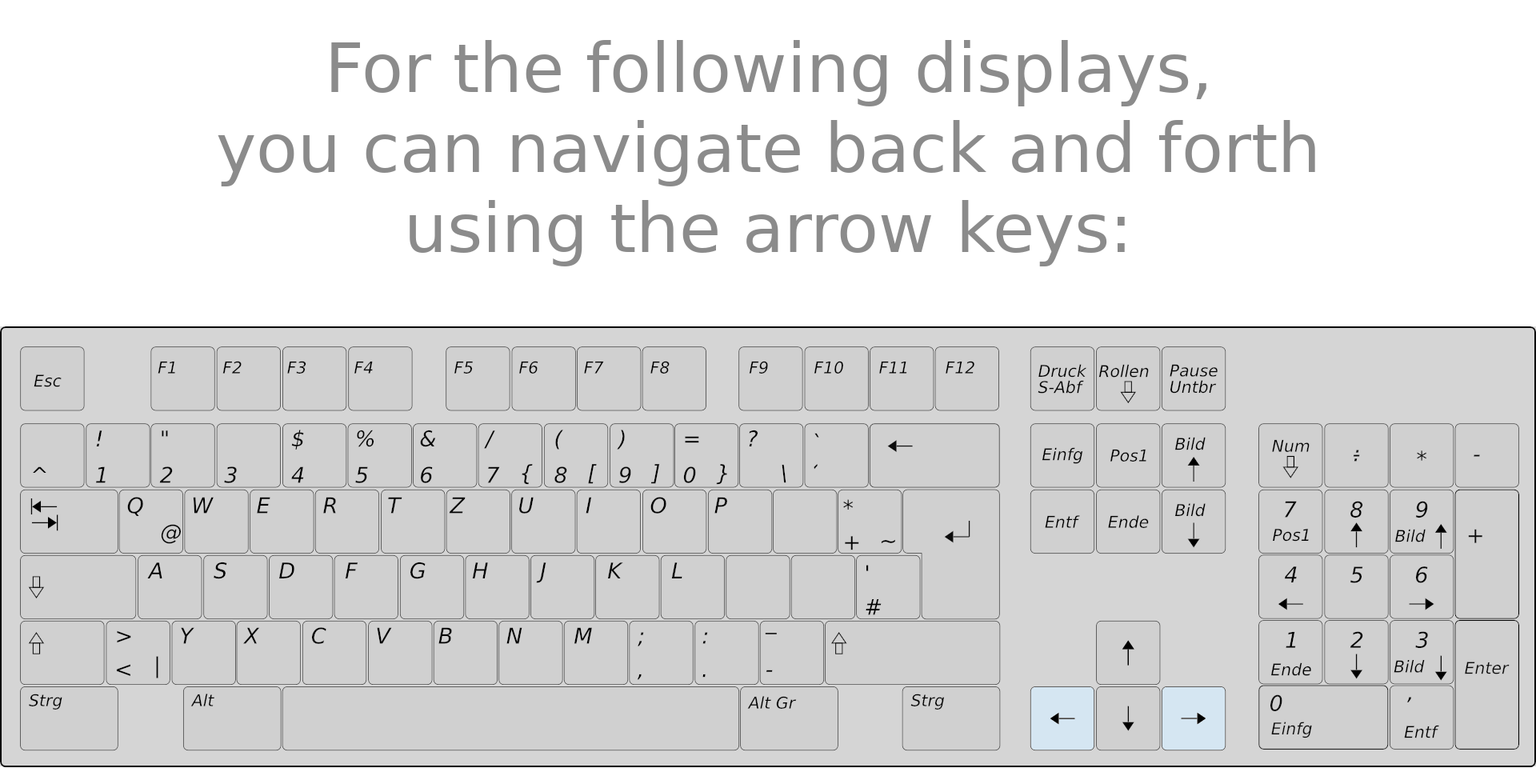
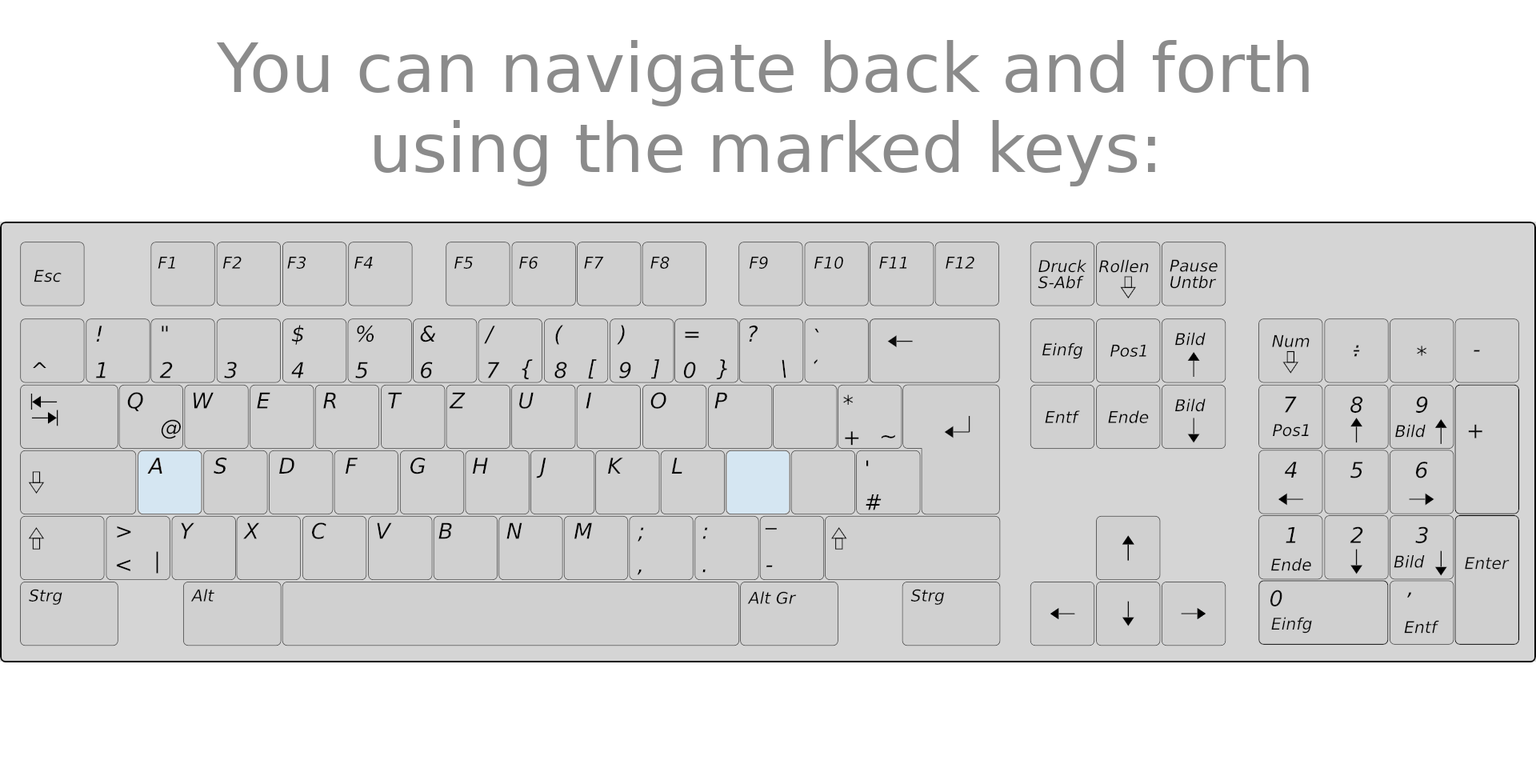
The second 1536x768 image is a revision of the first. Changes to its layers:
renamed "For the following displays, ..." to "You can navigate back and fort...", painted on it over <box>215,39,1316,267</box>
painted on "Layer Group" over <box>0,221,1536,768</box>
